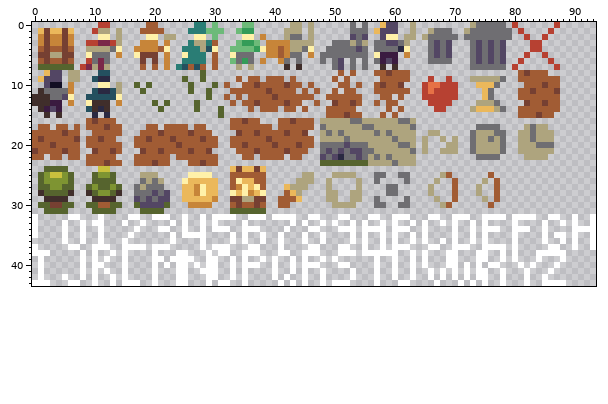
Sprite sheet: public/i.png. That is the earlier state.
The file is 94x44 pixels.
The result:
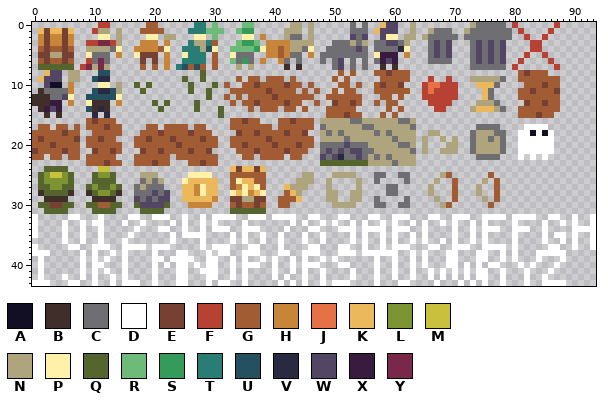
Palette (. is transparent): A #120e23  B #402e2b  C #6f6e72  D #ffffff  E #764032  F #b74132  G #a15c34  H #c78539  J #e67146  K #ebb85b  L #7e9432  M #c9c03d  N #aea47e  P #fff1a9  Q #56642e  R #6dba79  S #349c58  T #2a7d75  U #24505f  V #2a2942  W #534664  X #3a1b40  Y #7a2849
Changes in this commit:
@@ x 79..88 @@
 16 ..........
-17 ...NCNN...
-18 ..NNCNNN..
-19 ..NNCNNN..
-20 ..NNNCCC..
-21 ..NNNNNN..
-22 ...NNNN...
+17 ...DDDD...
+18 ..DDADAD..
+19 ..DDDDDD..
+20 ..DDDDDD..
+21 ..DDDDDD..
+22 ..D.D.D...
 23 ..........
